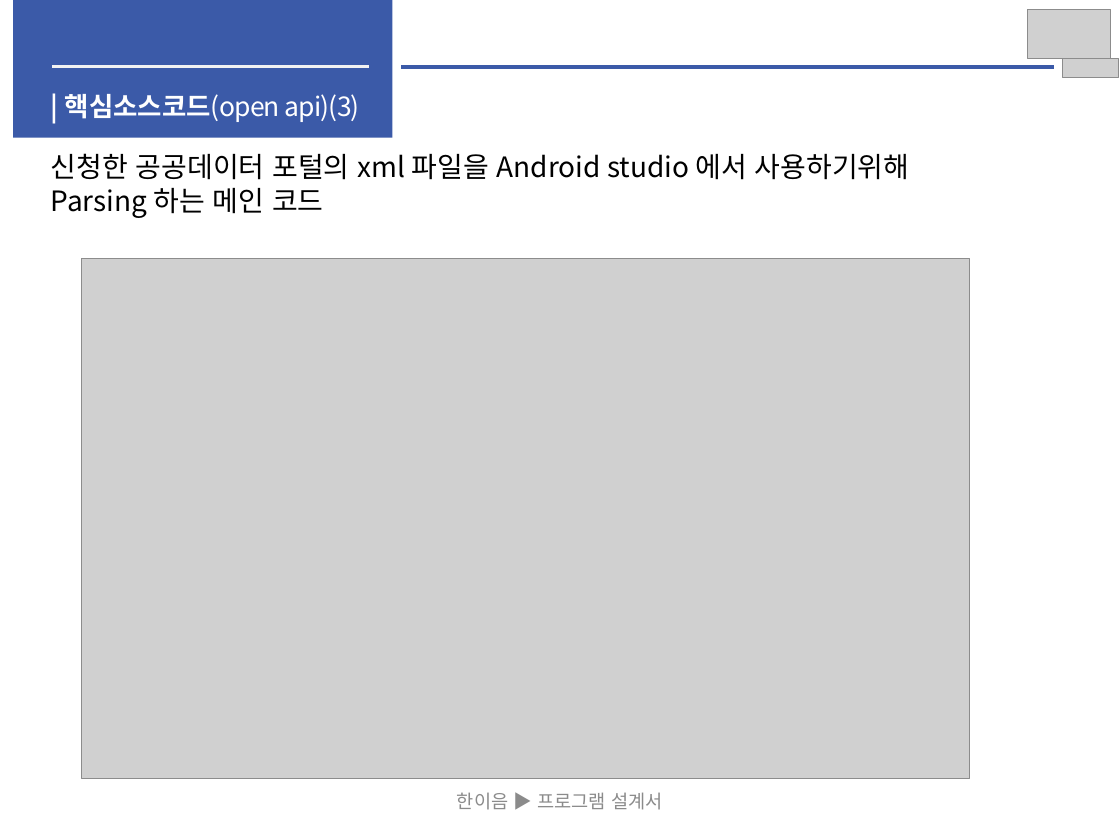
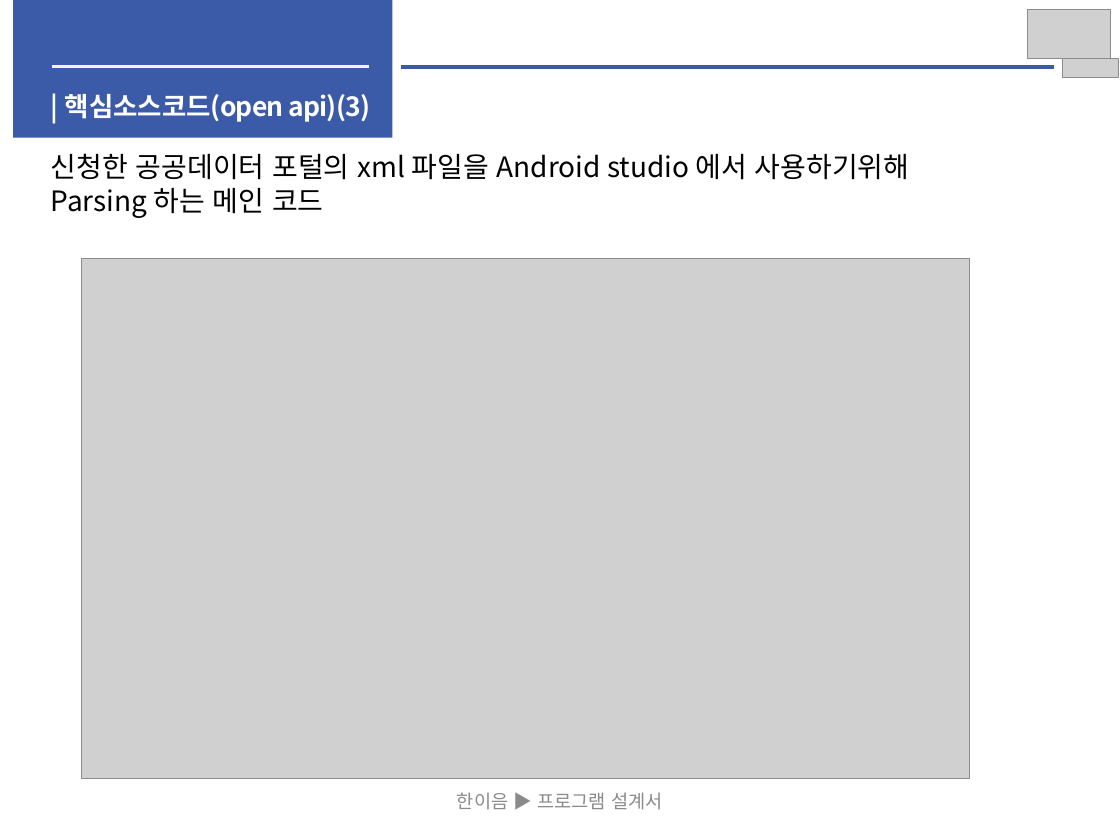
Before and after one commit to woojin1027/THE-FACO, a slide deck: slide 21 of 중간보고서/중간보고서-주말전버전.pptx (slide 22 before the commit). Drawn at 1120x840 pixels with LibreOffice and Linux fonts; fonts in the diff are those of the drawing; grey boxes stand for pictures. Boxes give left, top, right and bottom in pixels: in the first picture for what was removed or moved away, otherwise in the second. Text is boxed around its words. In the diff, an @@ line names an element or a change of style, - is before the commit and + after.

```diff
--- a/중간보고서/중간보고서-주말전버전.pptx
+++ b/중간보고서/중간보고서-주말전버전.pptx
@@ text "| 핵심소스코드(open api)(3)" at [65, 94, 370, 122]: bold on in "핵심소스코드(open api)(3)" @@
```
Also in this commit, not shown: 2 other slides changed, 3 slides added, 1 slide removed.
